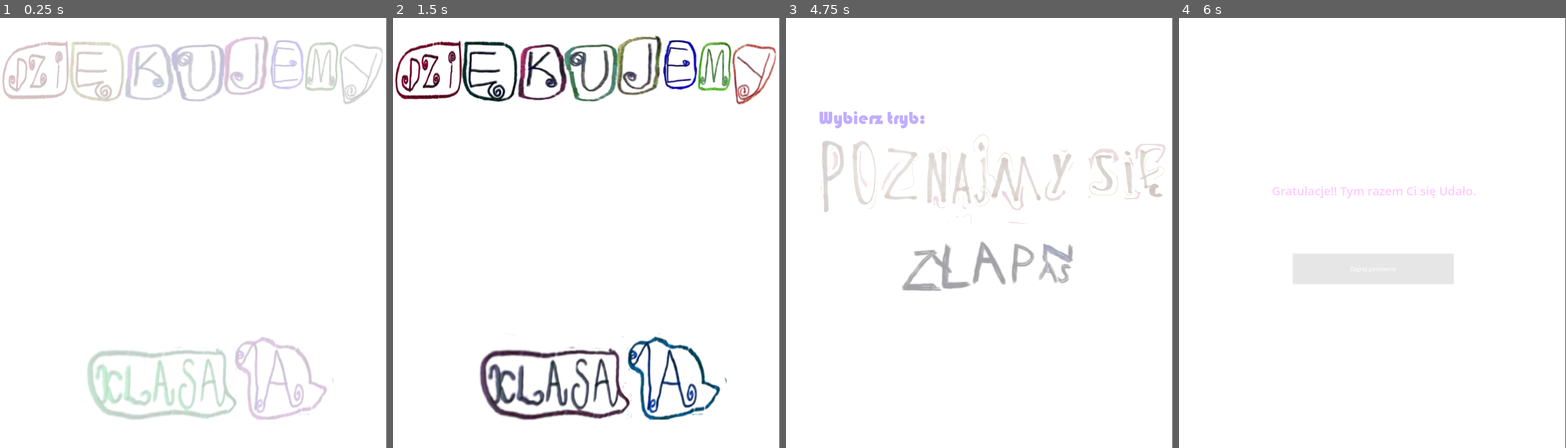
Above: before the commit, frames 1-4 (left to right).
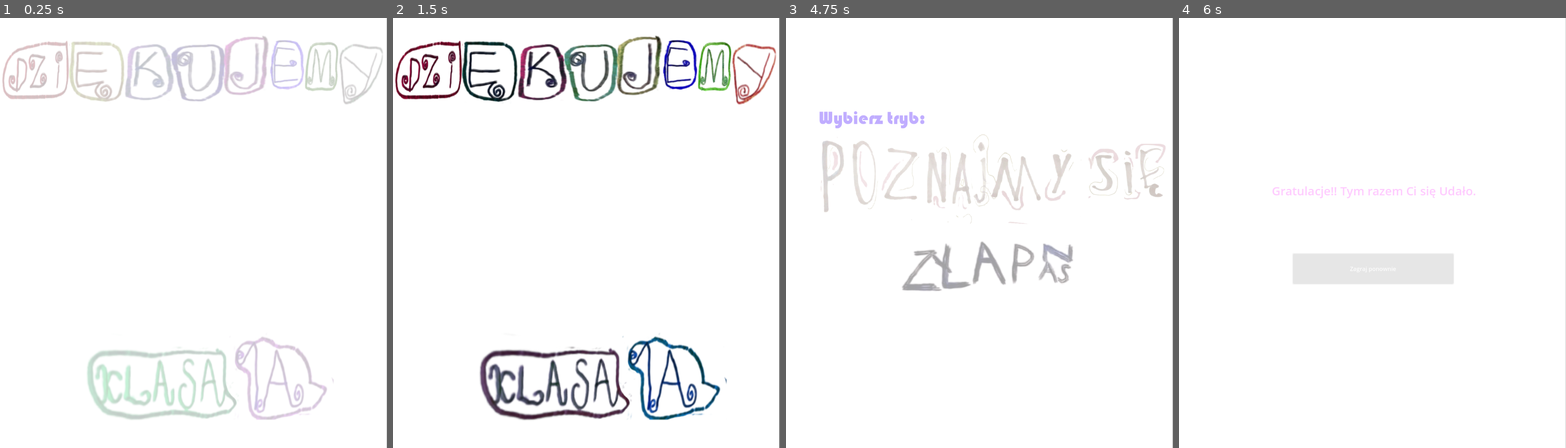
Above: after the commit, the same moments.

Repository: Whyshchuck/Laurka-2026
Game: Godot game, scene res://mode_selection.tscn
Two runs of this game, one before a commit and one after it. Both use one fixed random seed, a clock stepped at 60 frames per second and the inputs below.
Inputs (mouse positions are in pixels of both pictures, inside the frame that each line leads up to):
- Up to frame 1 (0.25 s): no input
- Up to frame 2 (1.5 s): tap Enter at 0.5 s; move the mouse to (671, 211) at 0.52 s; tap 0 at 0.6, 1.35 s; click (671, 211) at 0.67 s; move the mouse to (509, 254) at 1.27 s; click (509, 254) at 1.42 s
- Up to frame 3 (4.75 s): move the mouse to (1018, 138) at 2.02 s; tap 0 every 0.75 s from 2.1 to 4.35 s; click (1018, 138) at 2.17 s; move the mouse to (960, 319) at 2.77 s; click (960, 319) at 2.92 s; move the mouse to (1095, 297) at 3.52 s; click (1095, 297) at 3.67 s; tap Space at 4.25 s; move the mouse to (863, 168) at 4.27 s; click (863, 168) at 4.42 s
- Up to frame 4 (6 s): move the mouse to (1391, 233) at 5.02 s; tap 0 at 5.1 s; click (1391, 233) at 5.17 s; click "Zagraj ponownie" at 5.75 s

The runs differ from the first frame. In frame 1, 0.3% of the frame differs, in the area x 99-100%, y 0-100%; in frame 2, nothing differs; in frame 3, 0.3%; in frame 4, 0.3%.

Commit message:
fade layer size fixed

Diff:
--- a/fade_layer.tscn
+++ b/fade_layer.tscn
@@ -7,5 +7,8 @@
 
 [node name="ColorRect" type="ColorRect" parent="."]
 modulate = Color(1, 1, 1, 0)
-offset_right = 1072.0
-offset_bottom = 1200.0
+anchors_preset = 15
+anchor_right = 1.0
+anchor_bottom = 1.0
+grow_horizontal = 2
+grow_vertical = 2
